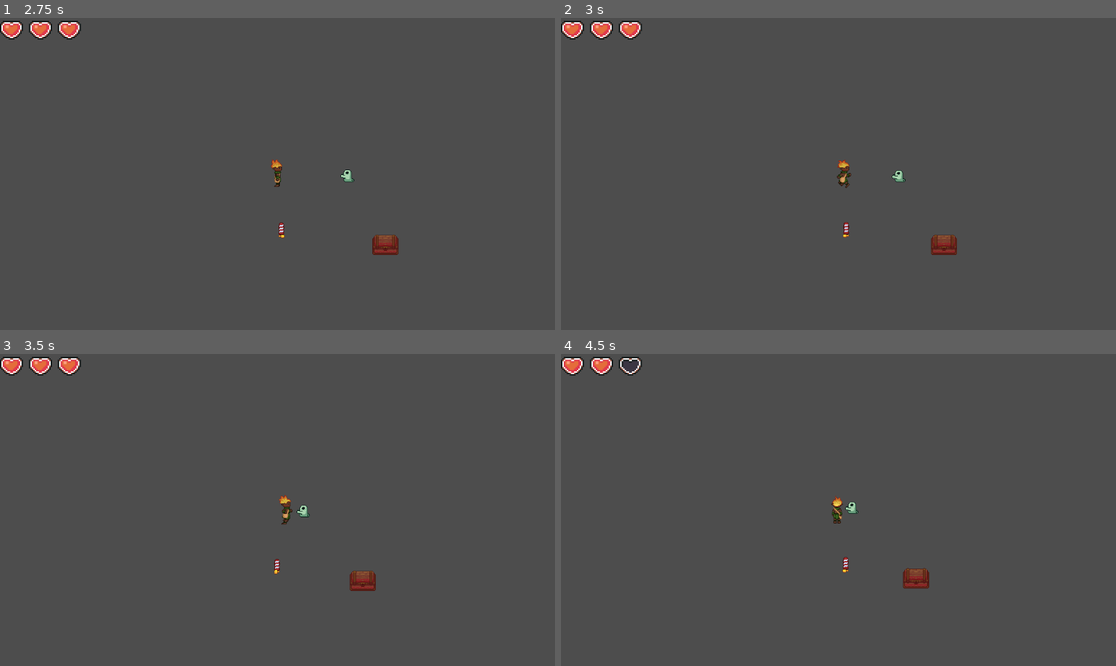
Above: before the commit, frames 1-4 (two rows, left to right).
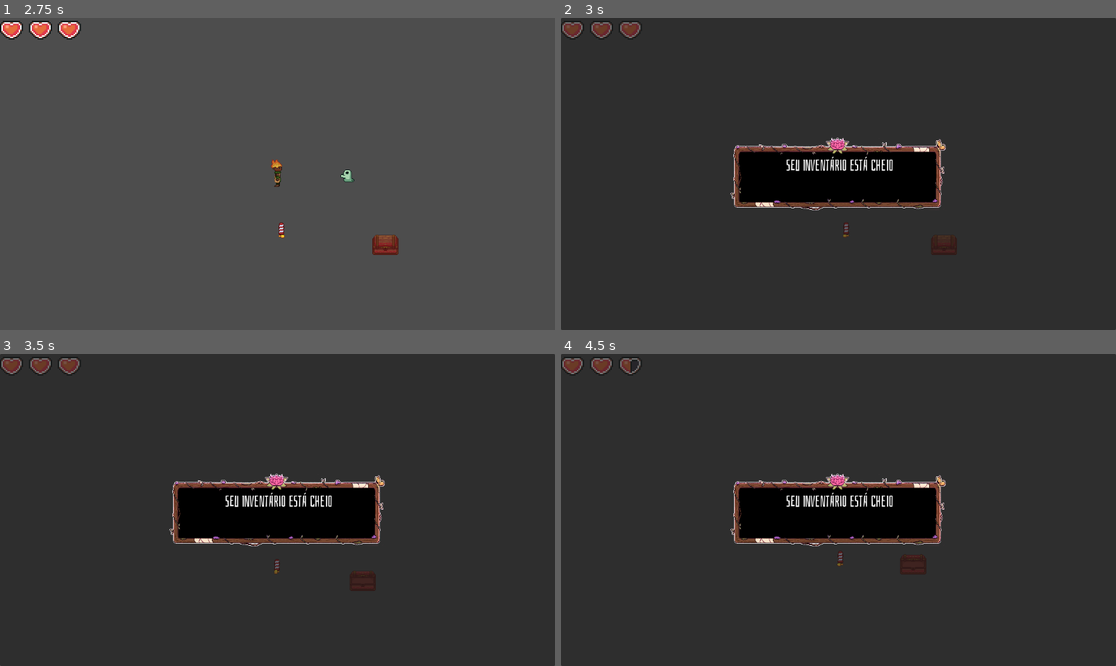
Above: after the commit, the same moments.

Repository: carolinalimaal/tekoha
Game: Godot game, scene res://UI/main_menu/main_menu.tscn
Two runs of this game, one before a commit and one after it. Both use one fixed random seed, a clock stepped at 60 frames per second and the inputs below.
Inputs (mouse positions are in pixels of both pictures, inside the frame that each line leads up to):
- Up to frame 1 (2.75 s): click "Novo Jogo" at 0.5 s; click "Novo Jogo" at 1.25 s; click "Carregar Jogo" at 2 s
- Up to frame 2 (3 s): tap Enter at 2.75 s; move the mouse to (960, 158) at 2.77 s; hold D (move_right) from 2.78 s (still down); hold R (interact) from 2.78 s (still down)
- Up to frame 3 (3.5 s): keep holding D (move_right); keep holding R (interact)
- Up to frame 4 (4.5 s): move the mouse to (727, 525) at 3.52 s; release D (move_right) at 3.53 s; release R (interact) at 3.53 s; hold S (move_down) 3.53-4.28 s; click (727, 525) at 3.6 s; tap R (interact) at 3.8 s; move the mouse to (894, 441) at 4.27 s; hold D (move_right) from 4.28 s (still down); hold R (interact) from 4.28 s (still down)

Frame 1 is identical in both runs. In frame 2, 100% of the frame differs, in the area x 0-100%, y 0-100%; in frame 3, 100%; in frame 4, 100%.

Commit message:
feat: funcionalidade do baú + animações do mesmo

Diff:
--- a/tekoha/utils/bau/bau.gd
+++ b/tekoha/utils/bau/bau.gd
@@ -1,13 +1,78 @@
 extends StaticBody2D
 
-var opened: bool = false
+var openned: bool = false
+@onready var item: ConsumableItemData = load("res://data/items/tambaqui_assado.tres")
 @onready var sprite: AnimatedSprite2D = $AnimatedSprite2D
+@onready var interact_ui: CanvasLayer = $InteractionUI
+@onready var interaction_container: MarginContainer = $InteractionUI/InteractionContainer
+@onready var show_item_panel: Panel = $InteractionUI/ShowItemPanel
+@onready var show_item_panel_label: Label = $InteractionUI/ShowItemPanel/Bg/MarginContainer/HBoxContainer/VBoxContainer/ShowItemLabel
+@onready var item_hbox_cont: HBoxContainer = $InteractionUI/ShowItemPanel/Bg/MarginContainer/HBoxContainer/VBoxContainer/HBoxContainer
+@onready var item_image: TextureRect = $InteractionUI/ShowItemPanel/Bg/MarginContainer/HBoxContainer/TextureRect
 
+# Reações do baú com a proximidade do player
 func _on_player_interact_area_body_entered(body: Node2D) -> void:
-	if body is Player:
-		$InteractionUI.visible = true
-
+	if body is Player and !openned:
+		interact_ui.visible = true
 
 func _on_player_interact_area_body_exited(body: Node2D) -> void:
 	if body is Player:
-		$InteractionUI.visible = false
+		if openned:
+			close_chest()
+		else:
+			interact_ui.visible = false
+
+# Lógica de apertar o interact input dentro da área do baú
+func _unhandled_input(event: InputEvent) -> void:
+	if event.is_action_pressed("interact") and !openned:
+		update_item_panel()
+		open_chest()
+	elif event.is_action_pressed("interact") and show_item_panel.visible == true and openned:
+		close_chest()
+
+# Verifica o aperto dos botões e as ações
+func _on_accept_button_pressed() -> void:
+	GlobalRefs.inventory.add_item(item)
+	print("Item adicionado ao invenário!")
+	item = null
+	close_chest()
+
+func _on_decline_button_pressed() -> void:
+	close_chest()
+
+# Altera o texto a ser mostrado para o player
+func update_item_panel():
+	if item == null:
+		item_image.texture = null
+		show_item_panel_label.text = "O BAÚ ESTÁ VAZIO"
+		item_hbox_cont.visible = false
+
+	elif verify_full_inventory():
+		item_image.texture = null
+		show_item_panel_label.text = "SEU INVENTÁRIO ESTÁ CHEIO"
+		item_hbox_cont.visible = false
+
+	elif item:
+		item_image.texture = item.icon
+		show_item_panel_label.text = "VOCÊ DESEJA PEGAR O ITEM\n" + item.name.to_upper() + "?"
+		if !item_hbox_cont.visible:
+			item_hbox_cont.visible = true
+
+# Funções para abrir e fechar o baú e suas respectivas animações
+func open_chest():
+	openned = true
+	sprite.play("bau_animation")
+	interact_ui.visible = true
+	interaction_container.visible = false
+	show_item_panel.visible = true
+
+func close_chest():
+	show_item_panel.visible = false
+	interact_ui.visible = false
+	sprite.play_backwards("bau_animation")
+	openned = false
+	interaction_container.visible = true
+
+# Função que verifica se o inventário está cheio
+func verify_full_inventory() -> bool:
+	return GlobalRefs.inventory._get_empty_item_slot() == null
--- a/tekoha/utils/bau/bau.tscn
+++ b/tekoha/utils/bau/bau.tscn
@@ -1,7 +1,10 @@
-[gd_scene load_steps=11 format=3 uid="uid://cn6gcnndvsxy8"]
+[gd_scene load_steps=15 format=3 uid="uid://cn6gcnndvsxy8"]
 
 [ext_resource type="Script" uid="uid://c2xtmwc8mqu1i" path="res://utils/bau/bau.gd" id="1_rqtb1"]
 [ext_resource type="Texture2D" uid="uid://dn43n5eehuux3" path="res://assets/sprites/bau/bau_sheet.png" id="2_pmfbf"]
+[ext_resource type="Texture2D" uid="uid://cky6noca1mc8s" path="res://assets/UI/dialogue/dialogue_box.png" id="3_65fed"]
+[ext_resource type="FontFile" uid="uid://byjqkrwux6cty" path="res://assets/fonts/Bahiana/Bahiana-Regular.ttf" id="4_7hguk"]
+[ext_resource type="Theme" uid="uid://b71bgholxna22" path="res://UI/tekoha_theme.tres" id="5_s4csk"]
 
 [sub_resource type="RectangleShape2D" id="RectangleShape2D_rqtb1"]
 size = Vector2(74, 55)
@@ -47,7 +50,7 @@
 "duration": 1.0,
 "texture": SubResource("AtlasTexture_tegxk")
 }],
-"loop": true,
+"loop": false,
 "name": &"bau_animation",
 "speed": 5.0
 }, {
@@ -56,6 +59,9 @@
 "name": &"default",
 "speed": 5.0
 }]
+
+[sub_resource type="StyleBoxTexture" id="StyleBoxTexture_p7syt"]
+texture = ExtResource("3_65fed")
 
 [node name="Bau" type="StaticBody2D"]
 collision_layer = 1024
@@ -78,9 +84,10 @@
 animation = &"bau_animation"
 
 [node name="InteractionUI" type="CanvasLayer" parent="."]
+process_mode = 3
 visible = false
 
-[node name="MarginContainer" type="MarginContainer" parent="InteractionUI"]
+[node name="InteractionContainer" type="MarginContainer" parent="InteractionUI"]
 anchors_preset = 3
 anchor_left = 1.0
 anchor_top = 1.0
@@ -91,11 +98,11 @@
 grow_horizontal = 0
 grow_vertical = 0
 
-[node name="ColorRect" type="ColorRect" parent="InteractionUI/MarginContainer"]
+[node name="ColorRect" type="ColorRect" parent="InteractionUI/InteractionContainer"]
 layout_mode = 2
 color = Color(0.19215687, 0.3764706, 0.32156864, 0.8392157)
 
-[node name="Label" type="Label" parent="InteractionUI/MarginContainer/ColorRect"]
+[node name="Label" type="Label" parent="InteractionUI/InteractionContainer/ColorRect"]
 layout_mode = 1
 anchors_preset = 8
 anchor_left = 0.5
@@ -110,5 +117,72 @@
 grow_vertical = 2
 text = "Aperte R para abrir o Baú"
 
+[node name="ShowItemPanel" type="Panel" parent="InteractionUI"]
+visible = false
+anchors_preset = 15
+anchor_right = 1.0
+anchor_bottom = 1.0
+grow_horizontal = 2
+grow_vertical = 2
+
+[node name="Bg" type="PanelContainer" parent="InteractionUI/ShowItemPanel"]
+custom_minimum_size = Vector2(450, 150)
+layout_mode = 1
+anchors_preset = 8
+anchor_left = 0.5
+anchor_top = 0.5
+anchor_right = 0.5
+anchor_bottom = 0.5
+offset_left = -20.0
+offset_top = -20.0
+offset_right = 20.0
+offset_bottom = 20.0
+grow_horizontal = 2
+grow_vertical = 2
+theme_override_styles/panel = SubResource("StyleBoxTexture_p7syt")
+
+[node name="MarginContainer" type="MarginContainer" parent="InteractionUI/ShowItemPanel/Bg"]
+layout_mode = 2
+theme_override_constants/margin_left = 16
+theme_override_constants/margin_top = 40
+theme_override_constants/margin_right = 16
+theme_override_constants/margin_bottom = 16
+
+[node name="HBoxContainer" type="HBoxContainer" parent="InteractionUI/ShowItemPanel/Bg/MarginContainer"]
+layout_mode = 2
+
+[node name="TextureRect" type="TextureRect" parent="InteractionUI/ShowItemPanel/Bg/MarginContainer/HBoxContainer"]
+custom_minimum_size = Vector2(96, 96)
+layout_mode = 2
+
+[node name="VBoxContainer" type="VBoxContainer" parent="InteractionUI/ShowItemPanel/Bg/MarginContainer/HBoxContainer"]
+layout_mode = 2
+
+[node name="ShowItemLabel" type="Label" parent="InteractionUI/ShowItemPanel/Bg/MarginContainer/HBoxContainer/VBoxContainer"]
+layout_mode = 2
+theme_override_fonts/font = ExtResource("4_7hguk")
+theme_override_font_sizes/font_size = 32
+text = "DESEJA PEGALR ESSE ITEM?"
+horizontal_alignment = 1
+vertical_alignment = 1
+
+[node name="HBoxContainer" type="HBoxContainer" parent="InteractionUI/ShowItemPanel/Bg/MarginContainer/HBoxContainer/VBoxContainer"]
+layout_mode = 2
+alignment = 1
+
+[node name="AcceptButton" type="Button" parent="InteractionUI/ShowItemPanel/Bg/MarginContainer/HBoxContainer/VBoxContainer/HBoxContainer"]
+custom_minimum_size = Vector2(106.5, 31.8)
+layout_mode = 2
+theme = ExtResource("5_s4csk")
+text = "SIM"
+
+[node name="DeclineButton" type="Button" parent="InteractionUI/ShowItemPanel/Bg/MarginContainer/HBoxContainer/VBoxContainer/HBoxContainer"]
+custom_minimum_size = Vector2(106.5, 31.8)
+layout_mode = 2
+theme = ExtResource("5_s4csk")
+text = "NÃO"
+
 [connection signal="body_entered" from="PlayerInteractArea" to="." method="_on_player_interact_area_body_entered"]
 [connection signal="body_exited" from="PlayerInteractArea" to="." method="_on_player_interact_area_body_exited"]
+[connection signal="pressed" from="InteractionUI/ShowItemPanel/Bg/MarginContainer/HBoxContainer/VBoxContainer/HBoxContainer/AcceptButton" to="." method="_on_accept_button_pressed"]
+[connection signal="pressed" from="InteractionUI/ShowItemPanel/Bg/MarginContainer/HBoxContainer/VBoxContainer/HBoxContainer/DeclineButton" to="." method="_on_decline_button_pressed"]
--- a/tekoha/utils/inventory/inventory.gd
+++ b/tekoha/utils/inventory/inventory.gd
@@ -14,6 +14,11 @@
 
 	#teste de item consumivel
 	var item: ConsumableItemData = load("res://data/items/tambaqui_assado.tres")
+	add_item(item)
+	add_item(item)
+	add_item(item)
+	add_item(item)
+	add_item(item)
 	add_item(item)
 
 # Adiciona um item ao inventario
